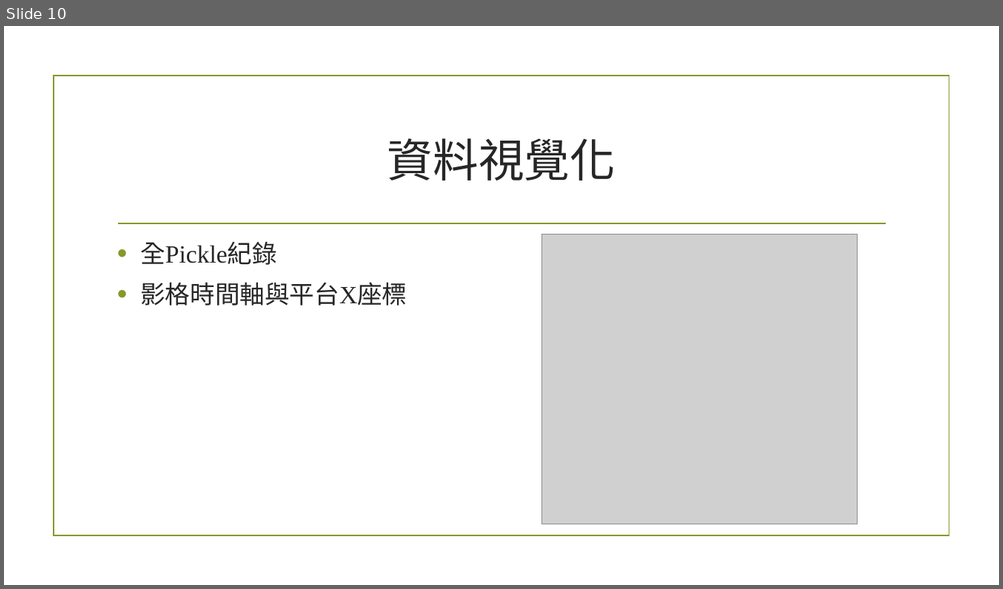
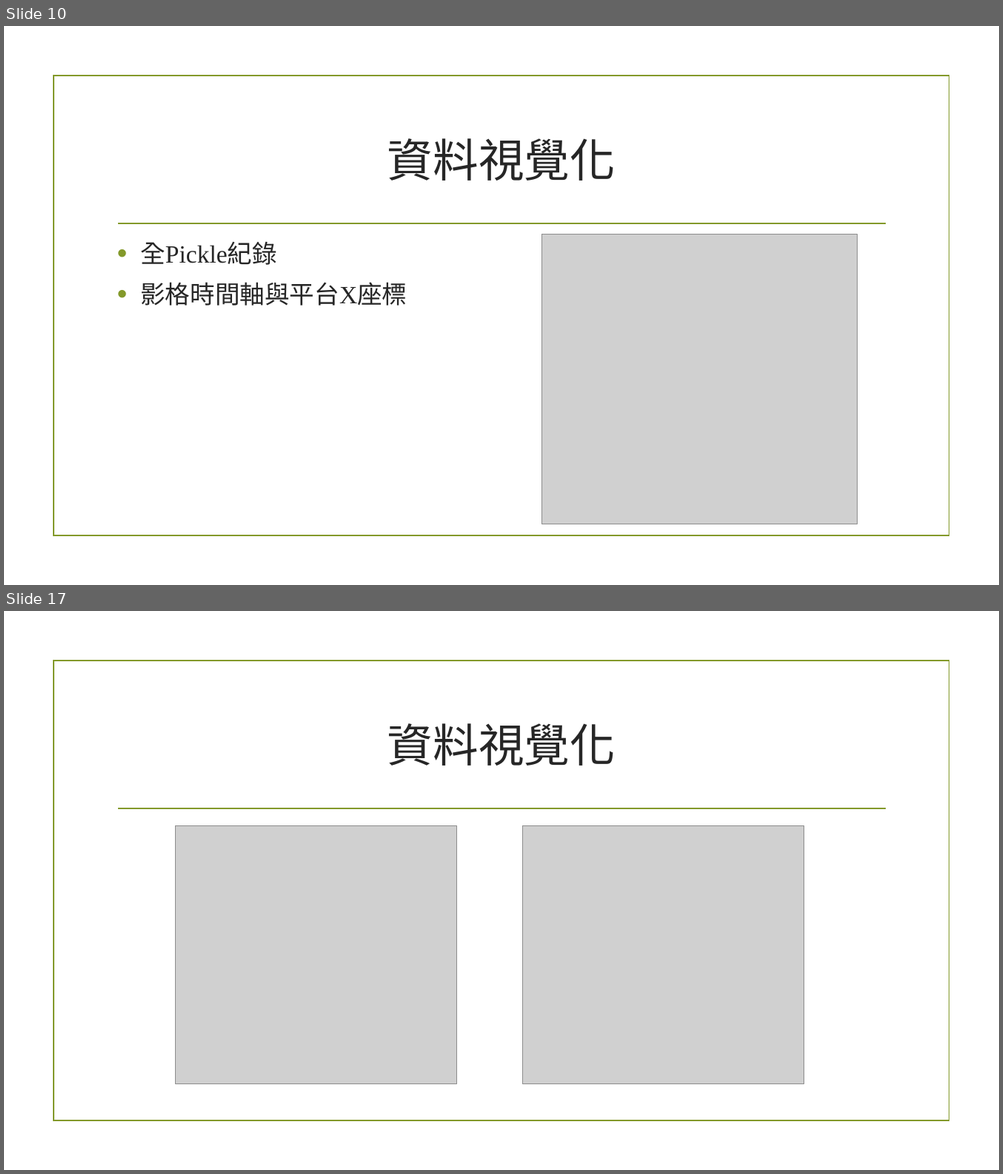
Before and after one commit to ErEcheLon/Mechine-Learning, a slide deck: Hw3/ML_P.pptx. Shown one above the other, each under a label of ours: slide 10 before the commit, slides 10 and 17 after it; the slides between them are not shown. The pictures are 1003x589 and 1003x1174 pixels, drawn with LibreOffice and Linux fonts; fonts in the diff are those of the drawing; grey boxes stand for pictures; background and template pictures are left out. Boxes give left, top, right and bottom in pixels: in the first picture for what was removed or moved away, otherwise in the second. Text is boxed around its words. In the diff, an @@ line names an element or a change of style, - is before the commit and + after.

```diff
--- a/Hw3/ML_P.pptx
+++ b/Hw3/ML_P.pptx
@@ slide 17 added at bbox=[4, 611, 999, 1170], background picture (left out); not listed: 2 template elements that a slide beside it also shows @@
@@ title added at bbox=[387, 723, 615, 766], 44 pt, text #262626 @@
+資料視覺化
@@ picture added at bbox=[176, 826, 457, 1084] @@
@@ picture added at bbox=[523, 826, 804, 1084] @@
```
Also in this commit, not shown: 3 slides changed, 6 other slides added, 1 other file.
